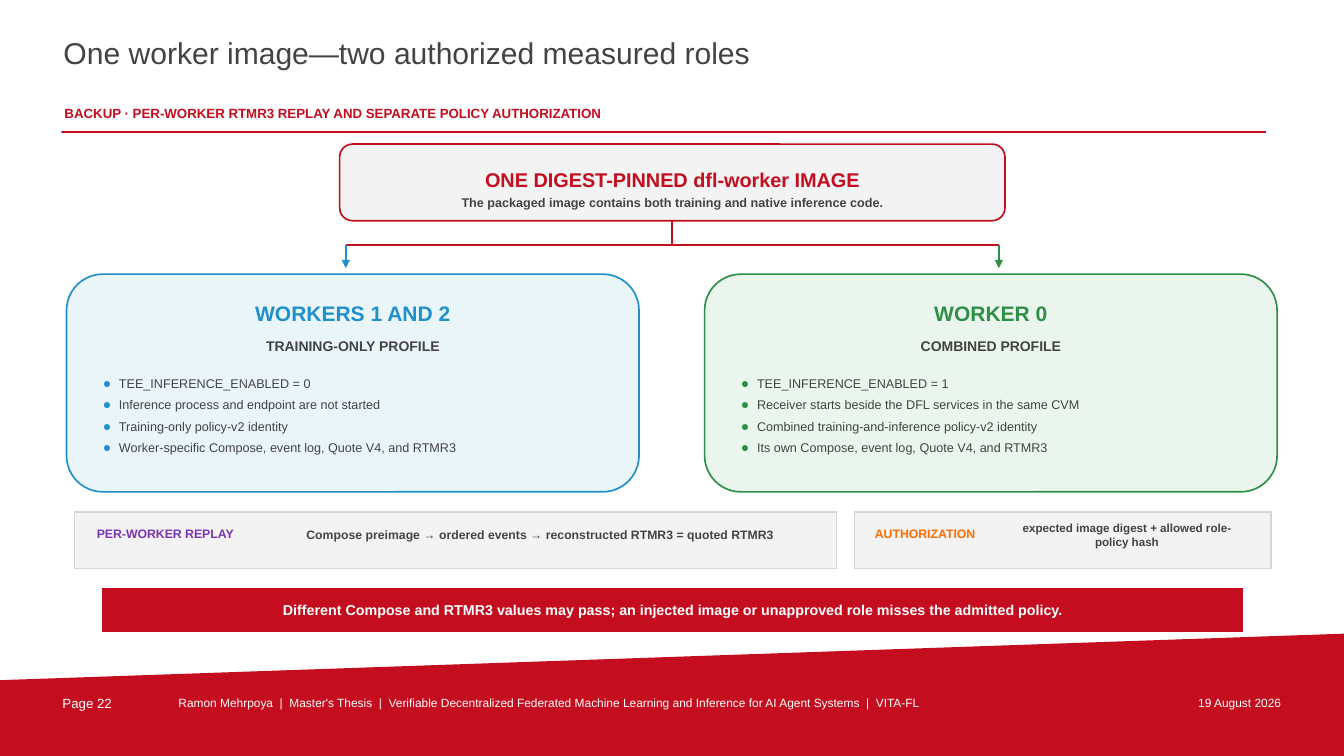
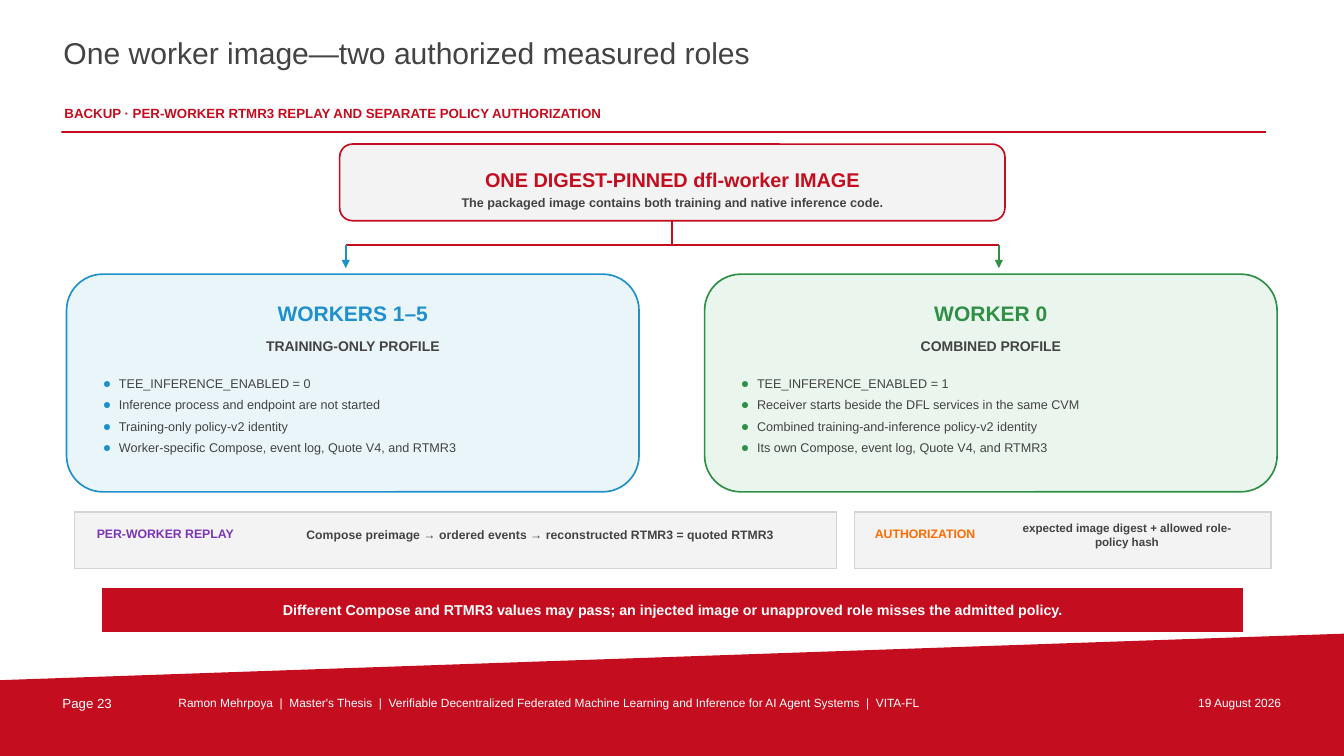
Before and after one commit to uZhW8Rgl/presentation, a slide deck: slide 23 of VITA-FL_Thesis_Presentation_TU_Berlin.pptx (slide 22 before the commit). Drawn at 1344x756 pixels with LibreOffice and Linux fonts; fonts in the diff are those of the drawing; background and template pictures are left out. Boxes give left, top, right and bottom in pixels: in the first picture for what was removed or moved away, otherwise in the second. Text is boxed around its words. In the diff, an @@ line names an element or a change of style, - is before the commit and + after.

```diff
--- a/VITA-FL_Thesis_Presentation_TU_Berlin.pptx
+++ b/VITA-FL_Thesis_Presentation_TU_Berlin.pptx
@@ text at box(278, 306, 428, 321): text changed @@
-WORKERS 1 AND 2
+WORKERS 1–5
@@ text at box(62, 698, 112, 711): text changed @@
-Page 22
+Page 23
```
Also in this commit, not shown: 24 other slides changed, 2 slides added, 1 slide removed, 39 other files.
